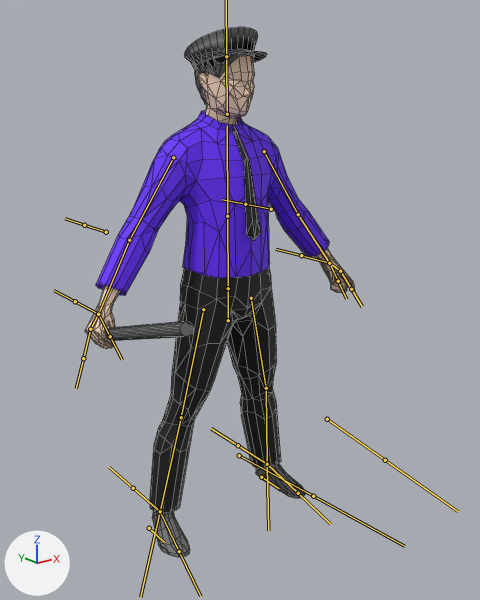
One commit to the FBX model Madhouse/Assets/Models/Guard_reduced.fbx: the scene before it, then after it.
The view is the same before and after, from a 50 mm lens placed at (-3.34, -4.33, 3.83), pointed at (-0.13, -0.32, 2.22). The axes (+X, +Y, +Z) are drawn at lower left. The lights are the same throughout. The bones that bend it are drawn over the model as lines. Mesh edges are drawn as thin lines.
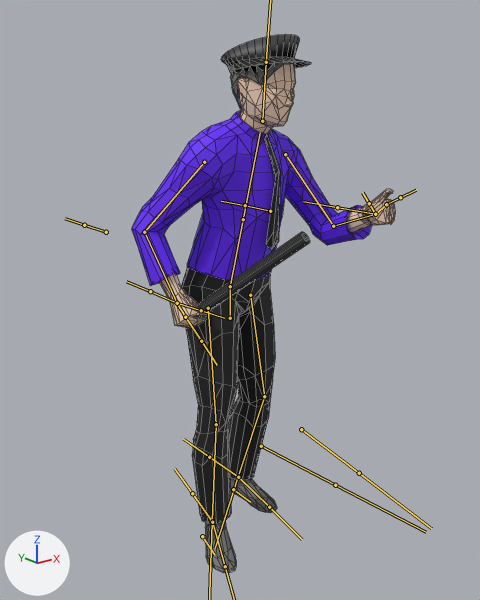
The newer file adds an action. The first version stands in its rest pose; the second is drawn at frame 62 of the action 'Armature|Inspecting'.

What differs and where, as boxes [x1, y1, x2, y2] in the pictures (480 x 600 px):
'Cube', posed: before [85, 27, 355, 557]; after [132, 34, 395, 573]
bone 'Controller', root to tip: before (228, 320) to (228, 287); after (230, 318) to (230, 285)
bone 'Hufte', root to tip: before (228, 288) to (227, 216); after (230, 286) to (243, 219)
bone 'Kopf', root to tip: before (227, 114) to (226, 56); after (262, 121) to (266, 62)
bone 'Oberarm.l', root to tip: before (264, 151) to (298, 214); after (285, 154) to (333, 226)
bone 'Unterarm.l', root to tip: before (298, 214) to (329, 263); after (333, 226) to (375, 214)
bone 'Oberarm.r.001', root to tip: before (173, 157) to (129, 240); after (204, 162) to (144, 232)
bone 'Unterarm.r.001', root to tip: before (129, 240) to (98, 314); after (144, 232) to (177, 303)
bone 'Oberschenkel.l', root to tip: before (251, 298) to (266, 388); after (250, 295) to (264, 396)
bone 'Unterschenkel.l', root to tip: before (266, 388) to (267, 464); after (264, 396) to (238, 476)
bone 'Oberschenkel.r.001', root to tip: before (203, 309) to (181, 417); after (208, 308) to (216, 424)
bone 'Unterschenkel.r.001', root to tip: before (181, 417) to (160, 511); after (216, 424) to (212, 521)
bone 'Bone', root to tip: before (261, 477) to (279, 488); after (233, 489) to (250, 502)
bone 'Bone.001', root to tip: before (149, 528) to (164, 542); after (202, 536) to (214, 554)

What the commit changed:
Bone 'Controller' (bone_controller) moves from (0.0, 0.0, 0.0) to (0.1, 0.0, 0.13).
Bone 'Controller' (bone_controller) turns from (0, 0, 0) to (0, 6, 0) degrees about its own x, y and z.
Bone 'Hufte' (bone_hufte) turns from (0, 0, 0) to (0, 0, 15) degrees about its own x, y and z.
Bone 'Kopf' (bone_kopf) turns from (0, 0, 0) to (0, 0, -10) degrees about its own x, y and z.
Bone 'Oberarm.l' (bone_oberarm_l) turns from (0, 0, 0) to (-8, -5, -46) degrees about its own x, y and z.
Bone 'Unterarm.l' (bone_unterarm_l) turns from (0, 0, 0) to (-8, -6, -73) degrees about its own x, y and z.
Bone 'Oberarm.r.001' (bone_oberarm_r_001) turns from (0, 0, 0) to (-11, -22, -15) degrees about its own x, y and z.
Bone 'Unterarm.r.001' (bone_unterarm_r_001) turns from (0, 0, 0) to (9, -5, 60) degrees about its own x, y and z.
Bone 'Oberschenkel.l' (bone_oberschenkel_l) turns from (0, 0, 0) to (-10, 11, -13) degrees about its own x, y and z.
Bone 'Unterschenkel.l' (bone_unterschenkel_l) turns from (0, 0, 0) to (-9, 1, 15) degrees about its own x, y and z.
Bone 'Oberschenkel.r.001' (bone_oberschenkel_r_001) turns from (0, 0, 0) to (0, 1, -21) degrees about its own x, y and z.
Bone 'Unterschenkel.r.001' (bone_unterschenkel_r_001) turns from (0, 0, 0) to (9, -1, 15) degrees about its own x, y and z.
Bone 'Bone' (bone_bone) moves from (0.0, 0.0, 0.0) to (0.0, 0.0, -0.92).
Bone 'Bone.001' (bone_bone_001) moves from (0.0, 0.0, 0.0) to (0.05, 1.06, 0.73).
Bone 'Bone.001' (bone_bone_001) turns from (0, 0, 0) to (-13, 0, 0) degrees about its own x, y and z.
